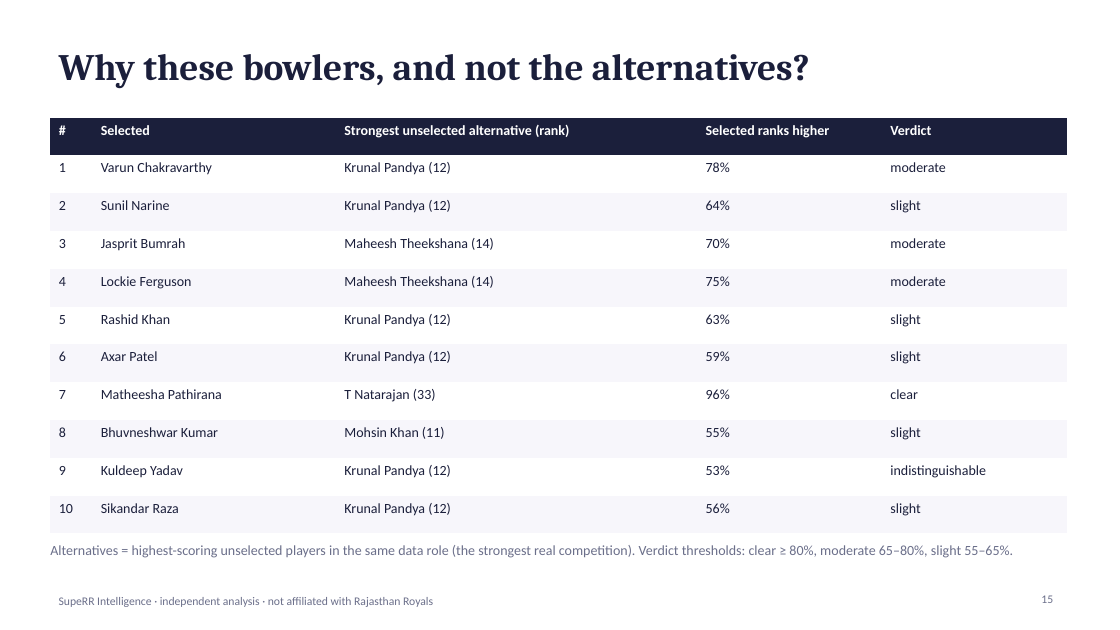
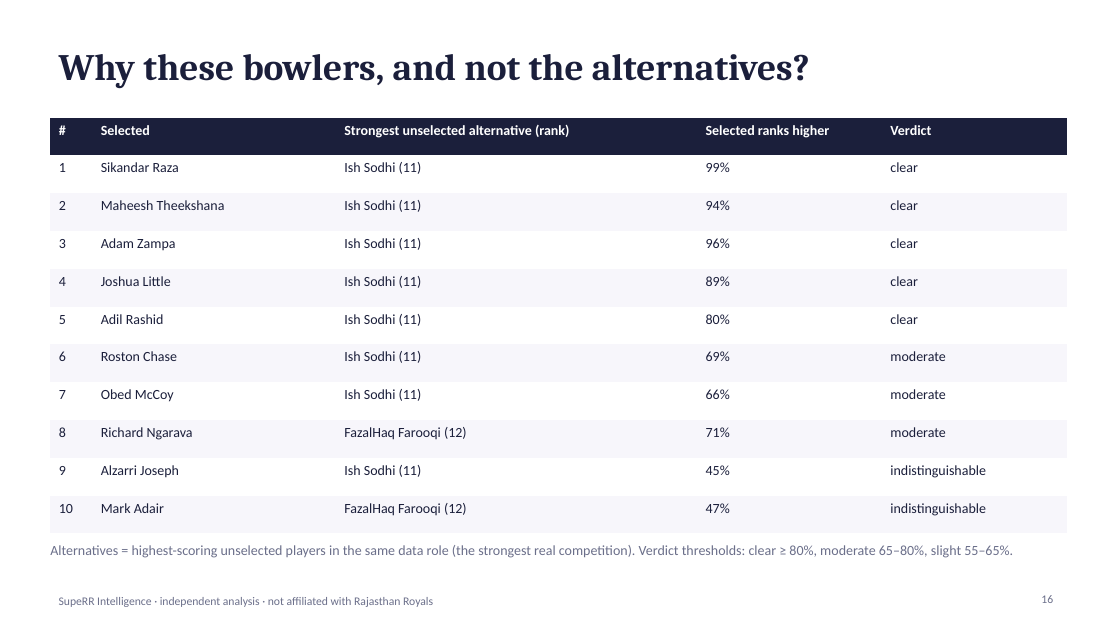
Before and after one commit to Anurag-1902-Patil/RR-Hackathon, a slide deck: slide 16 of reports/presentation.pptx (slide 15 before the commit). Drawn at 1120x630 pixels with LibreOffice and Linux fonts; fonts in the diff are those of the drawing. Boxes give left, top, right and bottom in pixels: in the first picture for what was removed or moved away, otherwise in the second. Text is boxed around its words. In the diff, an @@ line names an element or a change of style, - is before the commit and + after.

```diff
--- a/reports/presentation.pptx
+++ b/reports/presentation.pptx
@@ table at bbox=[50, 118, 1067, 520] @@
-row 2: 1 | Varun Chakravarthy | Krunal Pandya (12) | 78% | moderate
+row 2: 1 | Sikandar Raza | Ish Sodhi (11) | 99% | clear
-row 3: 2 | Sunil Narine | Krunal Pandya (12) | 64% | slight
+row 3: 2 | Maheesh Theekshana | Ish Sodhi (11) | 94% | clear
-row 4: 3 | Jasprit Bumrah | Maheesh Theekshana (14) | 70% | moderate
+row 4: 3 | Adam Zampa | Ish Sodhi (11) | 96% | clear
-row 5: 4 | Lockie Ferguson | Maheesh Theekshana (14) | 75% | moderate
+row 5: 4 | Joshua Little | Ish Sodhi (11) | 89% | clear
-row 6: 5 | Rashid Khan | Krunal Pandya (12) | 63% | slight
+row 6: 5 | Adil Rashid | Ish Sodhi (11) | 80% | clear
-row 7: 6 | Axar Patel | Krunal Pandya (12) | 59% | slight
+row 7: 6 | Roston Chase | Ish Sodhi (11) | 69% | moderate
-row 8: 7 | Matheesha Pathirana | T Natarajan (33) | 96% | clear
+row 8: 7 | Obed McCoy | Ish Sodhi (11) | 66% | moderate
-row 9: 8 | Bhuvneshwar Kumar | Mohsin Khan (11) | 55% | slight
+row 9: 8 | Richard Ngarava | FazalHaq Farooqi (12) | 71% | moderate
-row 10: 9 | Kuldeep Yadav | Krunal Pandya (12) | 53% | indistinguishable
+row 10: 9 | Alzarri Joseph | Ish Sodhi (11) | 45% | indistinguishable
-row 11: 10 | Sikandar Raza | Krunal Pandya (12) | 56% | slight
+row 11: 10 | Mark Adair | FazalHaq Farooqi (12) | 47% | indistinguishable
@@ page number at bbox=[1041, 595, 1053, 603]: text changed @@
-15
+16
```
Also in this commit, not shown: 12 other slides changed, 2 slides added, 1 slide removed, 3 other files.
